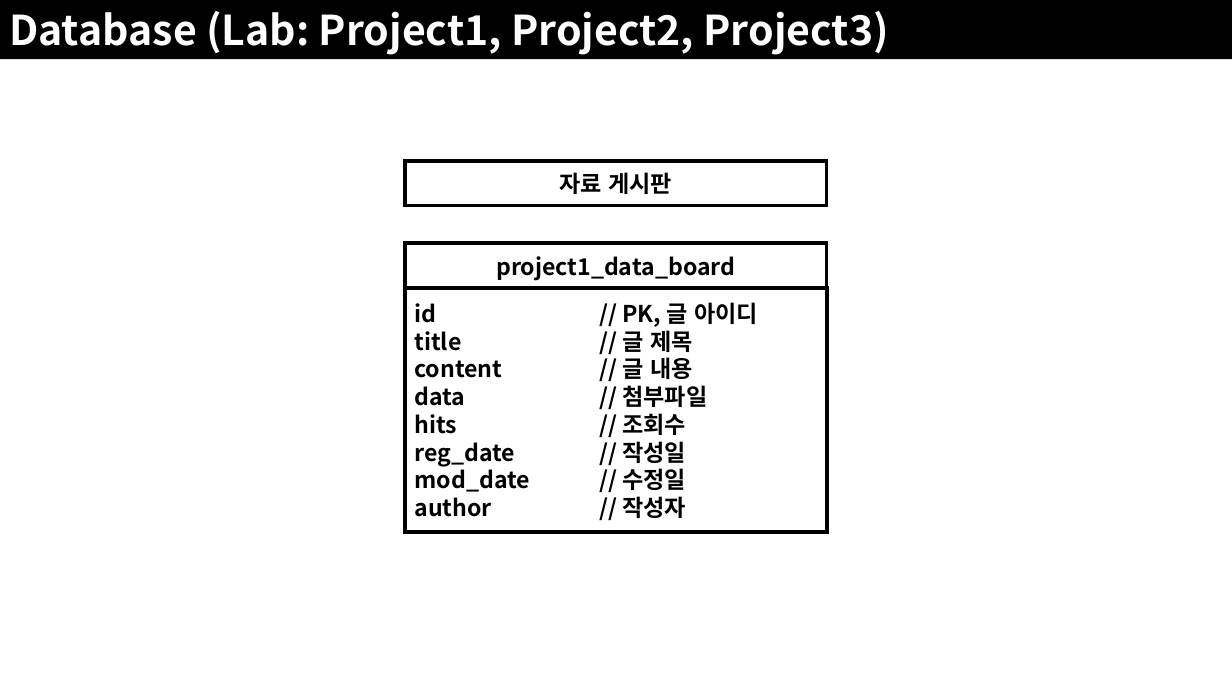
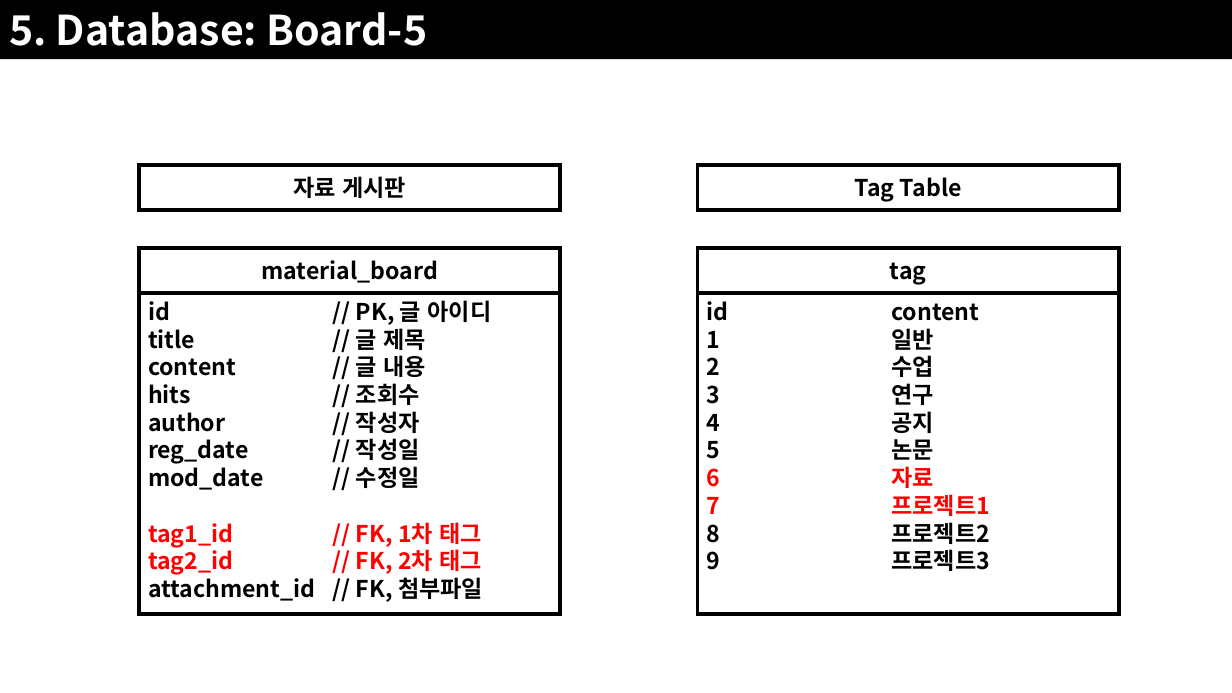
Before and after one commit to JoSihun/CGVR_Lab, a slide deck: slide 32 of documents/01_프로젝트_개발계획.pptx (slide 29 before the commit). Drawn at 1232x693 pixels with LibreOffice and Linux fonts; fonts in the diff are those of the drawing. Boxes give left, top, right and bottom in pixels: in the first picture for what was removed or moved away, otherwise in the second. Text is boxed around its words. In the diff, an @@ line names an element or a change of style, - is before the commit and + after.

```diff
--- a/documents/01_프로젝트_개발계획.pptx
+++ b/documents/01_프로젝트_개발계획.pptx
@@ text in rectangle at (9, 12, 428, 46): text changed @@
-Database (Lab: Project1, Project2, Project3)
+5. Database: Board-5
@@ rectangle "자료 게시판": place and size @@
-rectangle "자료 게시판" at (405, 161, 826, 206)
+rectangle "자료 게시판" at (139, 165, 560, 211)
@@ rectangle added at (698, 165, 1119, 211), outline #000000 3 pt, 18 pt, text #000000, bold @@
+Tag Table
@@ rectangle added at (139, 248, 560, 293), outline #000000 3 pt, 18 pt, text #000000, bold @@
+material_board
@@ rectangle removed at (405, 243, 826, 288) @@
-project1_data_board
@@ rectangle added at (698, 248, 1119, 293), outline #000000 3 pt, 18 pt, text #000000, bold @@
+tag
@@ rectangle "id // PK, 글 아이디": place and size @@
-rectangle "id // PK, 글 아이디" at (406, 288, 827, 532)
+rectangle "id // PK, 글 아이디" at (139, 293, 560, 614)
@@ rectangle "id // PK, 글 아이디" at (139, 293, 560, 614): vertical alignment middle to top @@
@@ rectangle added at (698, 293, 1119, 614), outline #000000 3 pt, 18 pt, text #000000, bold @@
+id content
+1 일반
+2 수업
+3 연구
+4 공지
+5 논문
+6 자료
+7 프로젝트1
+8 프로젝트2
+9 프로젝트3
@@ text in rectangle at (622, 385, 707, 407): paragraph removed @@
-data // 첨부파일
@@ text in rectangle at (356, 411, 420, 433): paragraph added @@
+author // 작성자
@@ text in rectangle at (148, 522, 483, 602): text changed; text colour #000000 to #FF0000 @@
-author // 작성자
+tag1_id // FK, 1차 태그
+tag2_id // FK, 2차 태그
+attachment_id // FK, 첨부파일
```
Also in this commit, not shown: 21 other slides changed, 24 slides added, 4 slides removed, 4 other files.
